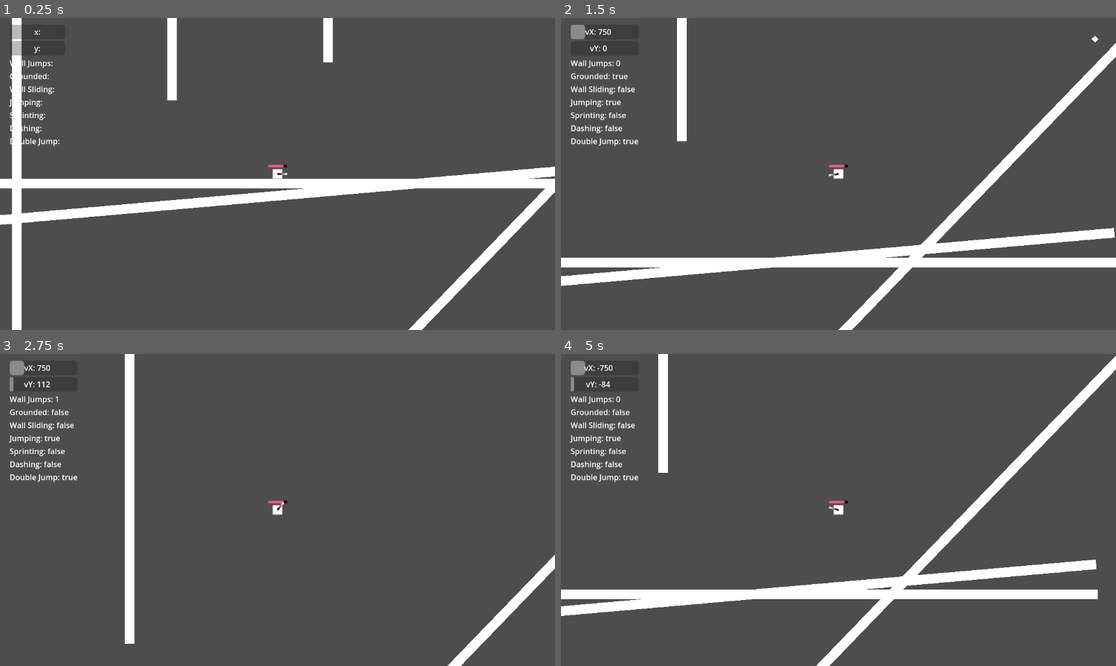
Above: before the commit, frames 1-4 (two rows, left to right).
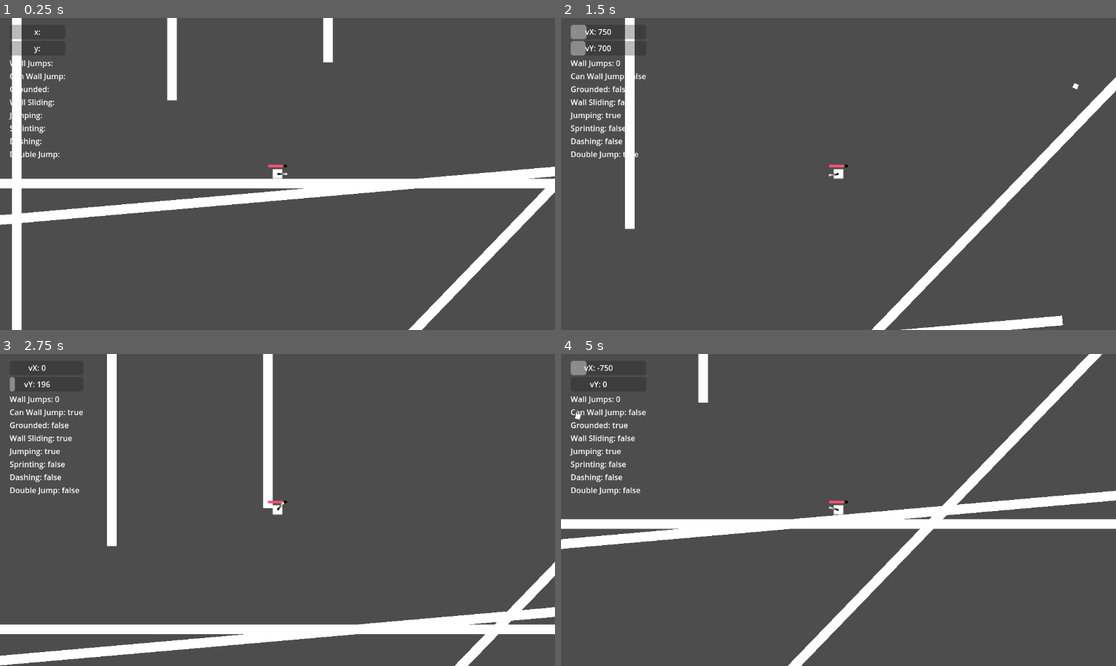
Above: after the commit, the same moments.

Repository: joesobo/BoxV1
Game: Godot game, scene res://main.tscn
Two runs of this game, one before a commit and one after it. Both use one fixed random seed, a clock stepped at 60 frames per second and the inputs below.
Inputs (mouse positions are in pixels of both pictures, inside the frame that each line leads up to):
- Up to frame 1 (0.25 s): no input
- Up to frame 2 (1.5 s): move the mouse to (960, 158) at 0.52 s; hold Up (jump) 0.53-1.28 s; hold Right (right) from 0.53 s (still down); click (960, 158) at 0.6 s; move the mouse to (727, 189) at 1.27 s; tap Up (jump) at 1.35 s
- Up to frame 3 (2.75 s): tap Up (jump) at 1.52, 1.82 s; click (166, 525) at 1.55 s; move the mouse to (333, 441) at 2.02 s; release Right (right) at 2.03 s; hold Left (left) from 2.03 s (still down); hold Up (jump) from 2.03 s (still down); tap Ctrl (dash) at 2.1 s
- Up to frame 4 (5 s): move the mouse to (810, 572) at 2.77 s; release Left (left) at 2.78 s; release Up (jump) at 2.78 s; hold Right (right) 2.78-4.28 s; click (810, 572) at 2.85 s; tap Up (jump) at 3.02, 3.32, 3.77, 3.8, 4.07, 4.52, 4.82 s; move the mouse to (1005, 556) at 3.52 s; hold Shift (sprint) 3.53-4.28 s; move the mouse to (672, 463) at 4.27 s; hold Left (left) from 4.28 s (still down); click (672, 463) at 4.35 s

The runs differ from the first frame. In frame 1, 0.5% of the frame differs, in the area x 1-12%, y 17-46%; in frame 2, 13%; in frame 3, 11%; in frame 4, 17%, in the area x 0-100%, y 0-100%.

Commit message:
better jump and shooting

Diff:
--- a/Gun.gd
+++ b/Gun.gd
@@ -3,6 +3,7 @@
 @export var bullet_scene: PackedScene
 @export var bullet_speed: float = 500
 @export var knockback_time: float = 0.1
+@export var knockback_speed := 1000
 
 
 func _process(_delta):
@@ -12,16 +13,17 @@
 		var player := get_node("../../Player")
 		var bullet = bullet_scene.instantiate()
 
-		# Knockback on shoot
-		player.knockback_direction = Vector2(1, 0).rotated(rotation)
-
-		# Stop knockback after a while
-		await get_tree().create_timer(knockback_time).timeout
-		player.knockback_direction = Vector2.ZERO
-
 		# Spawn bullet
 		bullet.position = $SpawnPosition.get_global_position()
 		bullet.rotation_degrees = rotation_degrees
 		bullet.set_linear_velocity(Vector2(bullet_speed, 0).rotated(rotation))
 
+		# Knockback on shoot
+		var direction = Vector2(1, 0).rotated(rotation)
+		player.knockback_velocity = -direction.normalized() * knockback_speed
+
+		# Stop knockback after a while
+		await get_tree().create_timer(knockback_time).timeout
+		player.knockback_velocity = Vector2.ZERO
+
 		get_tree().get_root().call_deferred("add_child", bullet)
--- a/PlayerController.gd
+++ b/PlayerController.gd
@@ -8,7 +8,6 @@
 @export var max_wall_jump_count := 3
 @export var dash_speed := 2000
 @export var dash_time := 0.1
-@export var knockback_speed := 1000
 
 @export var fall_multiplier := 60
 @export var low_jump_multiplier := 100
@@ -18,7 +17,7 @@
 @export var is_sprinting := false
 @export var is_jumping := false
 @export var can_double_jump := false
-@export var knockback_direction := Vector2.ZERO
+@export var knockback_velocity := Vector2.ZERO
 
 @export var dashing := false
 var can_dash := false
@@ -48,8 +47,16 @@
 func check_wall_jump():
 	return (
 		next_to_wall()
-		&& Input.is_action_pressed("jump")
 		&& wall_jump_count < max_wall_jump_count
+		&& velocity.y > 0
+	)
+
+
+func check_double_jump():
+	return (
+		!is_on_floor()
+		&& can_double_jump
+		&& (!next_to_wall() || wall_jump_count >= max_wall_jump_count)
 		&& velocity.y > 0
 	)
 
@@ -86,7 +93,7 @@
 
 
 func wall_jump():
-	if check_wall_jump():
+	if check_wall_jump() && Input.is_action_just_pressed("jump"):
 		is_sliding = false
 
 		velocity.y = -1 * jump_force
@@ -109,7 +116,7 @@
 			can_double_jump = true
 
 	# Double Jump
-	if !is_on_floor() && can_double_jump && Input.is_action_just_pressed("jump"):
+	if check_double_jump() && Input.is_action_just_pressed("jump"):
 		velocity.y = input.y * jump_force
 		can_double_jump = false
 
@@ -130,8 +137,8 @@
 
 
 func knockback():
-	if knockback_direction != Vector2.ZERO:
-		velocity = -knockback_direction * knockback_speed
+	if knockback_velocity != Vector2.ZERO:
+		velocity = knockback_velocity
 
 
 func get_input():
--- a/PlayerControllerMenu.gd
+++ b/PlayerControllerMenu.gd
@@ -23,9 +23,10 @@
 	$Container/VerticalSpeed/Label.text = "vY: " + str(round(player.velocity.y))
 
 	$Container/WallJumps.text = "Wall Jumps: " + str(player.wall_jump_count)
+	$Container/CanWallJump.text = "Can Wall Jump: " + str(player.check_wall_jump())
 	$Container/IsGrounded.text = "Grounded: " + str(player.is_on_floor())
 	$Container/IsWallSliding.text = "Wall Sliding: " + str(player.is_sliding)
 	$Container/IsJumping.text = "Jumping: " + str(player.is_jumping)
 	$Container/IsSprinting.text = "Sprinting: " + str(player.is_sprinting)
 	$Container/IsDashing.text = "Dashing: " + str(player.dashing)
-	$Container/CanDoubleJump.text = "Double Jump: " + str(player.can_double_jump)
+	$Container/CanDoubleJump.text = "Double Jump: " + str(player.check_double_jump())
--- a/main.tscn
+++ b/main.tscn
@@ -45,7 +45,6 @@
 speed = 750
 max_wall_jump_count = 5
 dash_speed = 3000
-knockback_speed = 2000
 
 [node name="Camera2D" type="Camera2D" parent="Player"]
 
@@ -138,6 +137,10 @@
 layout_mode = 2
 text = "Wall Jumps:"
 
+[node name="CanWallJump" type="Label" parent="Player/Camera2D/PlayerControllerMenu/Container"]
+layout_mode = 2
+text = "Can Wall Jump:"
+
 [node name="IsGrounded" type="Label" parent="Player/Camera2D/PlayerControllerMenu/Container"]
 layout_mode = 2
 text = "Grounded:"
